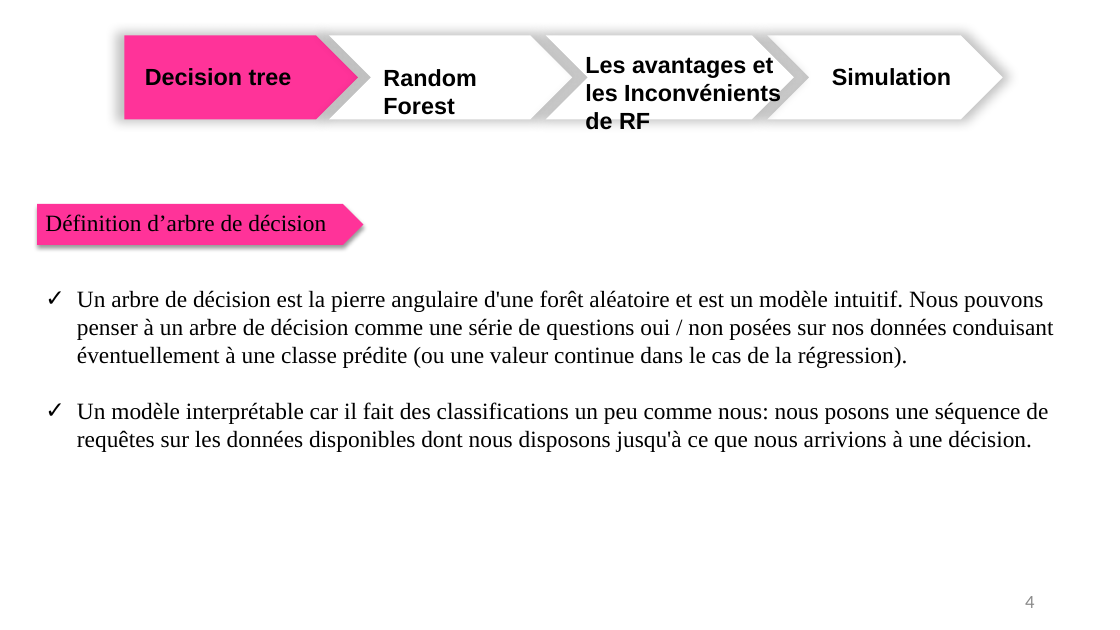
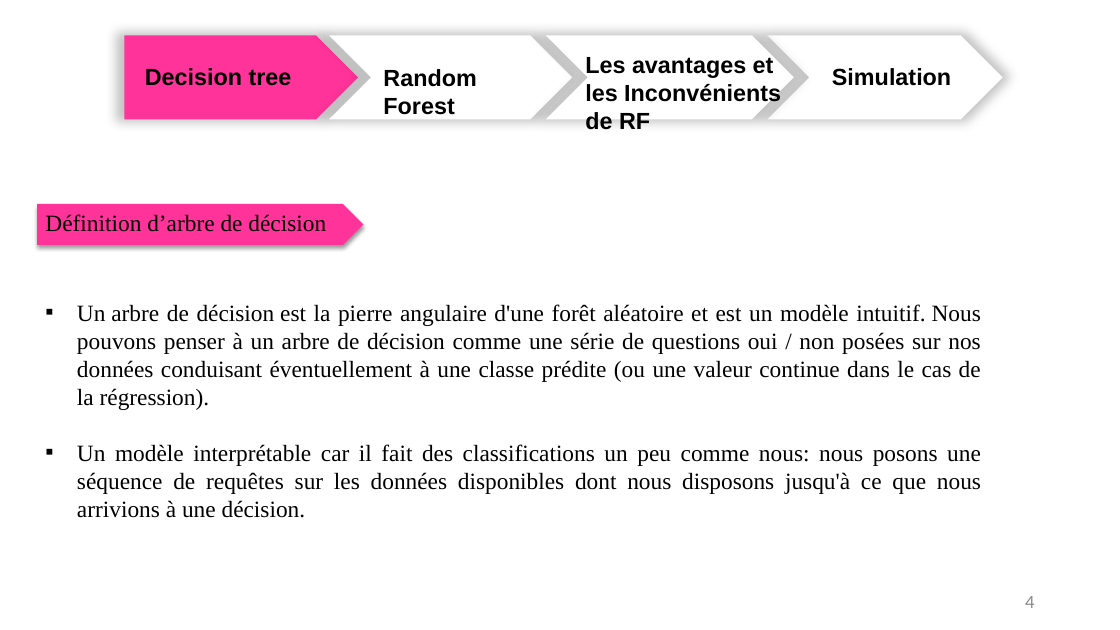
Before and after one commit to benjdiasaad/Random_Forest, a slide deck: slide 4 of Benjdia Saad Random Forest.pptx. Drawn at 1120x630 pixels with LibreOffice and Linux fonts; fonts in the diff are those of the drawing. Boxes give left, top, right and bottom in pixels: in the first picture for what was removed or moved away, otherwise in the second. Text is boxed around its words. In the diff, an @@ line names an element or a change of style, - is before the commit and + after.

```diff
--- a/Benjdia Saad Random Forest.pptx
+++ b/Benjdia Saad Random Forest.pptx
@@ text "Un arbre de décision est ...": place and size @@
-text "Un arbre de décision est ..." at bbox=[77, 290, 1053, 452]
+text "Un arbre de décision est ..." at bbox=[77, 304, 981, 518]
@@ text "Un arbre de décision est ..." at bbox=[77, 304, 981, 518]: alignment left to justified; bullet ✓ to ▪ @@
```
Also in this commit, not shown: 10 other slides changed.
